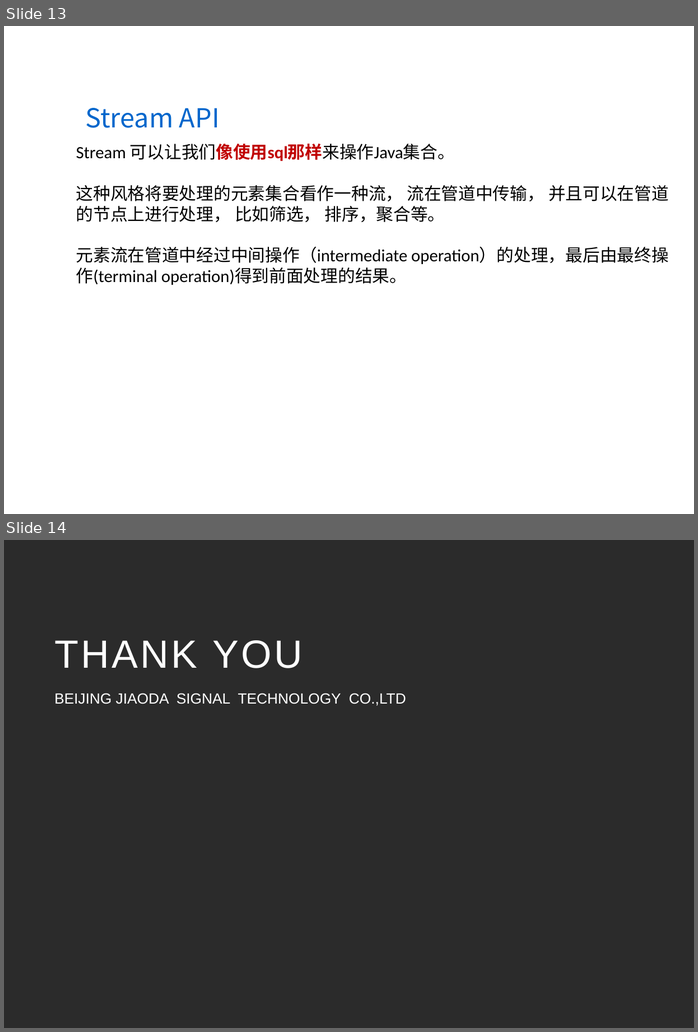
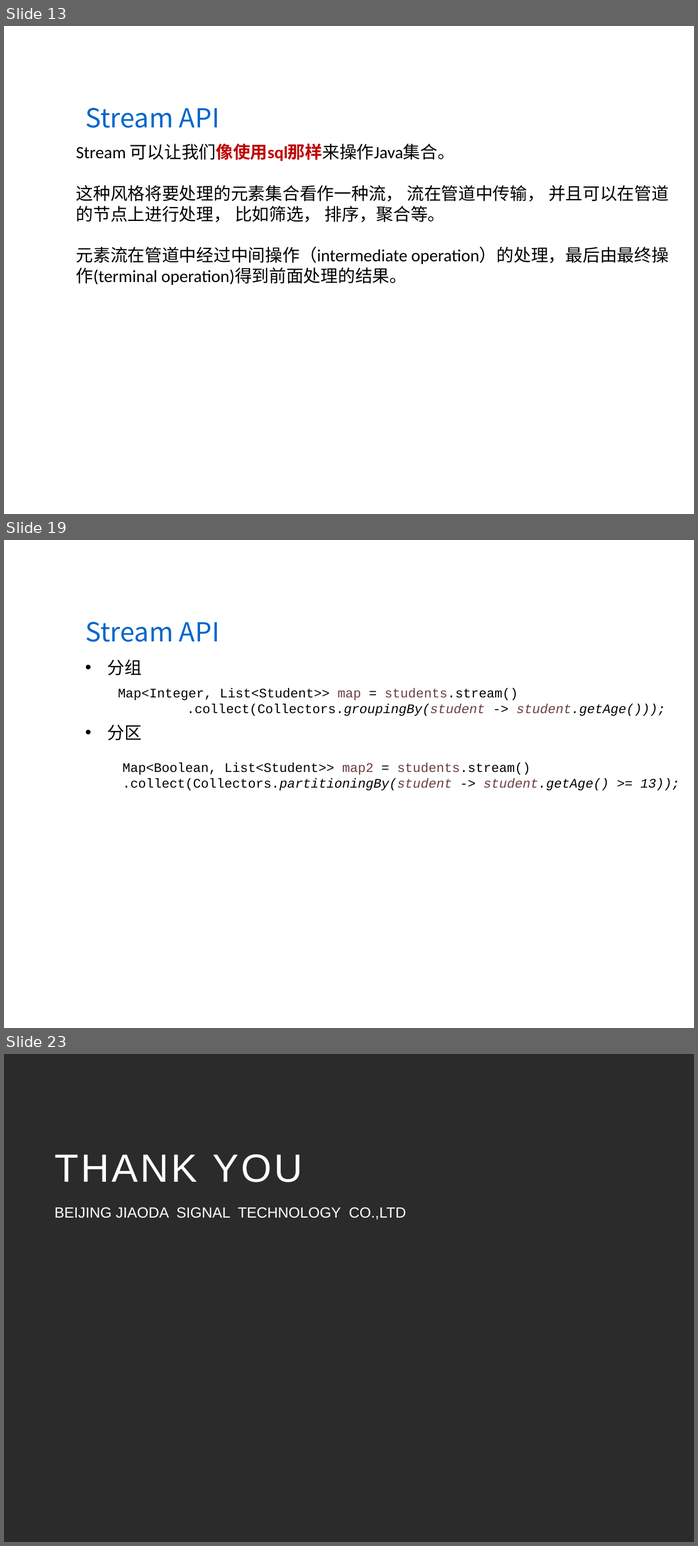
Before and after one commit to wanglei949758173/study, a slide deck: share/Java8(LambdaExpressions&StreamAPI).pptx. Shown one above the other, each under a label of ours: slides 13 and 14 before the commit, slides 13, 19 and 23 after it; the slides between them are not shown. The pictures are 698x1032 and 698x1546 pixels, drawn with LibreOffice and Linux fonts; fonts in the diff are those of the drawing; background and template pictures are left out; a plain dark background stands for a picture behind light text. Boxes give left, top, right and bottom in pixels: in the first picture for what was removed or moved away, otherwise in the second. Text is boxed around its words. In the diff, an @@ line names an element or a change of style, - is before the commit and + after.

```diff
--- a/share/Java8(LambdaExpressions&StreamAPI).pptx
+++ b/share/Java8(LambdaExpressions&StreamAPI).pptx
@@ slide 19 added at (4, 540, 694, 1028), background picture (left out) @@
@@ text added at (85, 622, 220, 642), 32 pt, text #0066CC @@
+Stream API
@@ text added at (108, 659, 142, 676), 21 pt, text #000000 @@
+• 分组
@@ text added at (118, 688, 665, 716), 16 pt, text #000000 @@
+Map<Integer, List<Student>> map = students.stream()
+.collect(Collectors.groupingBy(student -> student.getAge()));
@@ text added at (108, 725, 142, 740), 21 pt, text #000000 @@
+• 分区
@@ text added at (123, 762, 679, 790), 16 pt, text #000000 @@
+Map<Boolean, List<Student>> map2 = students.stream()
+.collect(Collectors.partitioningBy(student -> student.getAge() >= 13));
@@ what was slide 14 is now slide 23 @@
```
Also in this commit, not shown: 2 slides changed, 8 other slides added, 12 other files.
